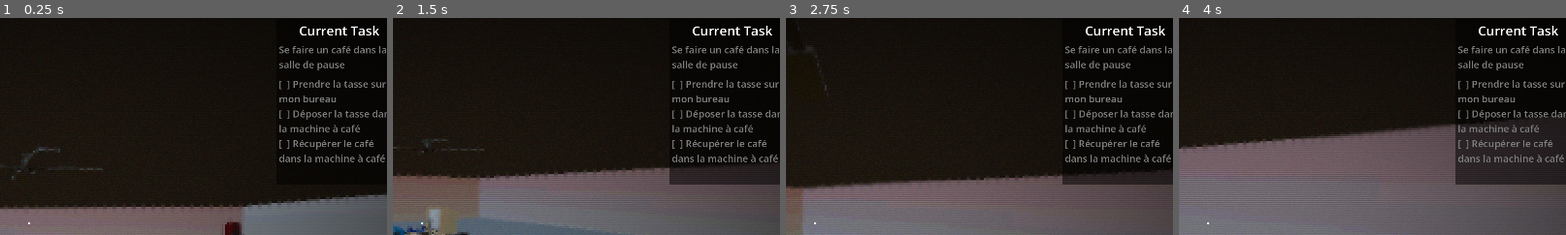
Above: before the commit, frames 1-4 (left to right).
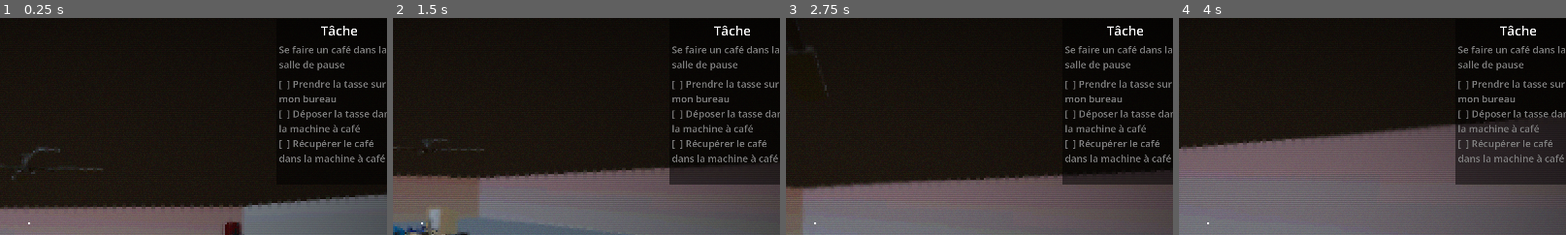
Above: after the commit, the same moments.

Repository: PoloLoveTaco/Brackeys-Game-Jam-2026.1
Game: Godot game, scene res://Scenes/Places/office_a.tscn
The game is run twice, just before and just after one commit, with the same random seed, the same clock (stepped at 60 frames per second) and the same inputs.
Inputs (mouse positions are % of the whole screen's width and height, from its top left):
- Up to frame 1 (0.25 s): no input
- Up to frame 2 (1.5 s): tap Enter (ui_accept) at 0.5, 0.77 s; move the mouse to (72, 45) at 0.52 s; hold D (right) 0.53-1.28 s; hold E (interact) 0.53-1.28 s; click (72, 45) at 0.67 s; move the mouse to (45, 50) at 1.27 s; hold W (up) from 1.28 s (still down); tap E (interact) at 1.35 s
- Up to frame 3 (2.75 s): keep holding W (up); tap Enter (ui_accept) at 1.52 s; move the mouse to (52, 48) at 2.02 s; hold E (interact) from 2.03 s (still down)
- Up to frame 4 (4 s): keep holding W (up); move the mouse to (49, 52) at 2.77 s; release E (interact) at 2.78 s; tap E (interact) at 2.85 s; click (49, 52) at 2.92 s; tap Enter (ui_accept) at 3.02, 3.77 s; move the mouse to (57, 51) at 3.52 s; hold E (interact) from 3.53 s (still down)
The pictures show only the part of the screen within x 46-96%, y 3-53%; the shares and areas given below are measured in that part.

The runs differ from the first frame. In frame 1, 0.5% of the frame differs, in the area x 77-98%, y 3-9%; in frame 2, 0.5%; in frame 3, 0.5%; in frame 4, 0.5%.

Commit message:
Fix clear highlight

Diff:
--- a/Scenes/Places/office_a.tscn
+++ b/Scenes/Places/office_a.tscn
@@ -115,7 +115,7 @@
 layout_mode = 2
 size_flags_vertical = 1
 theme_override_font_sizes/font_size = 32
-text = "Current Task"
+text = "Tâche"
 horizontal_alignment = 1
 vertical_alignment = 1
 
--- a/Scripts/player.gd
+++ b/Scripts/player.gd
@@ -103,6 +103,8 @@
 					_clear_highlight()
 					col.set_highlight(true)
 					last_hovered_item = col
+			else:
+				_clear_highlight()
 			return
 
 	_clear_highlight()
